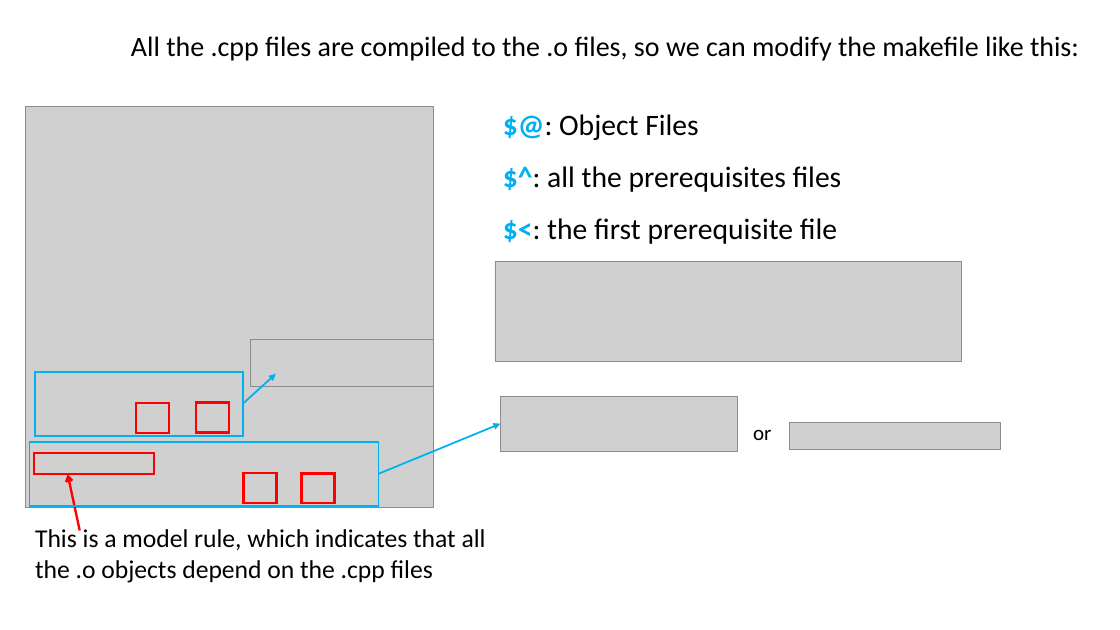
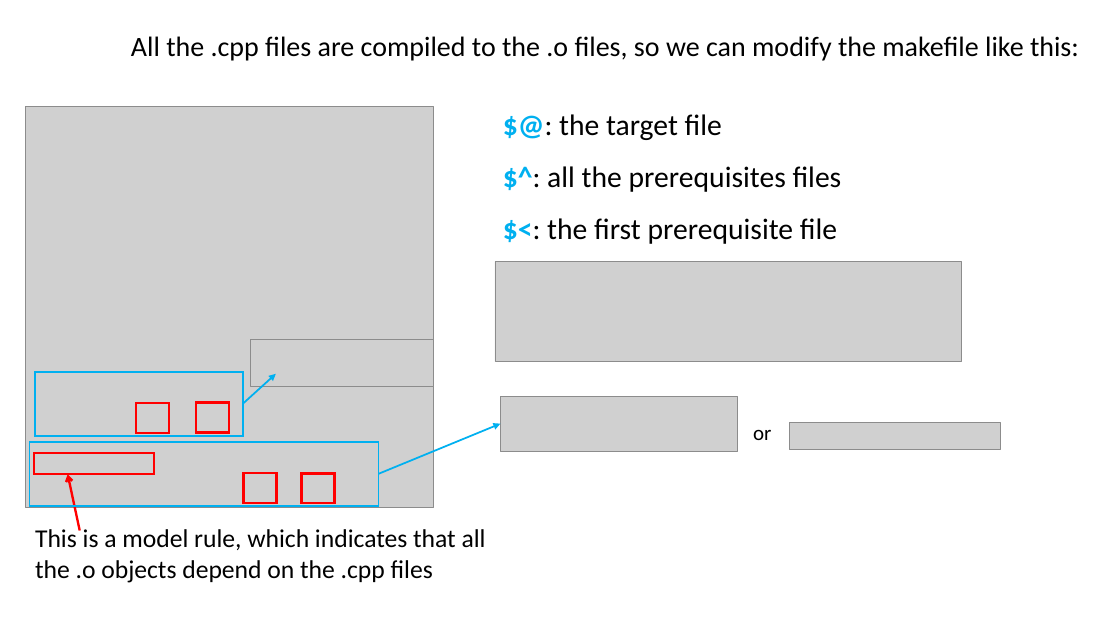
Before and after one commit to ShiqiYu/CPP, a slide deck: slide 10 of week04/Lab04.pptx. Drawn at 1120x630 pixels with LibreOffice and Linux fonts; fonts in the diff are those of the drawing; grey boxes stand for pictures; background and template pictures are left out. Boxes give left, top, right and bottom in pixels: in the first picture for what was removed or moved away, otherwise in the second. Text is boxed around its words. In the diff, an @@ line names an element or a change of style, - is before the commit and + after.

```diff
--- a/week04/Lab04.pptx
+++ b/week04/Lab04.pptx
@@ text at (559, 114, 722, 140): text changed @@
-  $@: Object Files
+  $@: the target file
```
Also in this commit, not shown: 2 other files.
